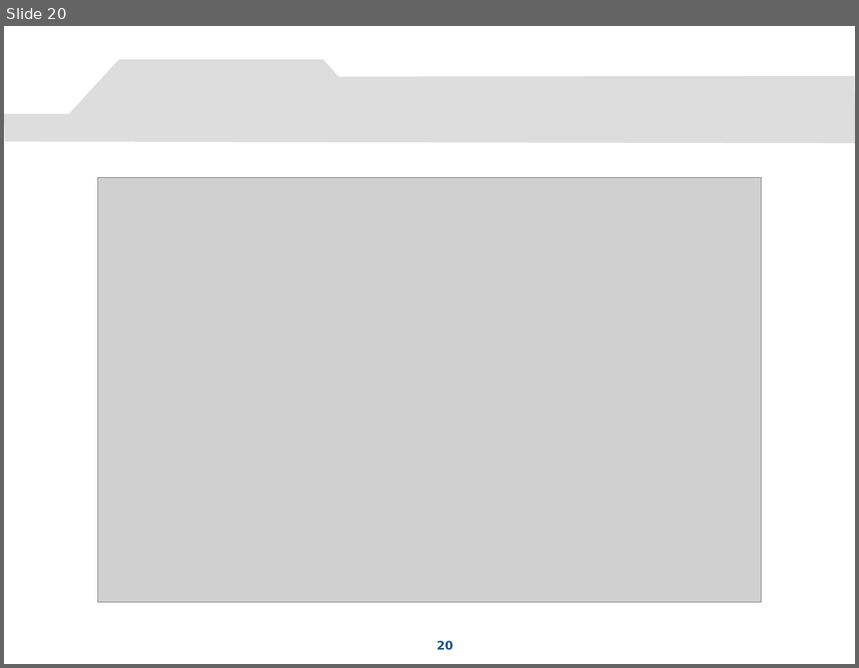
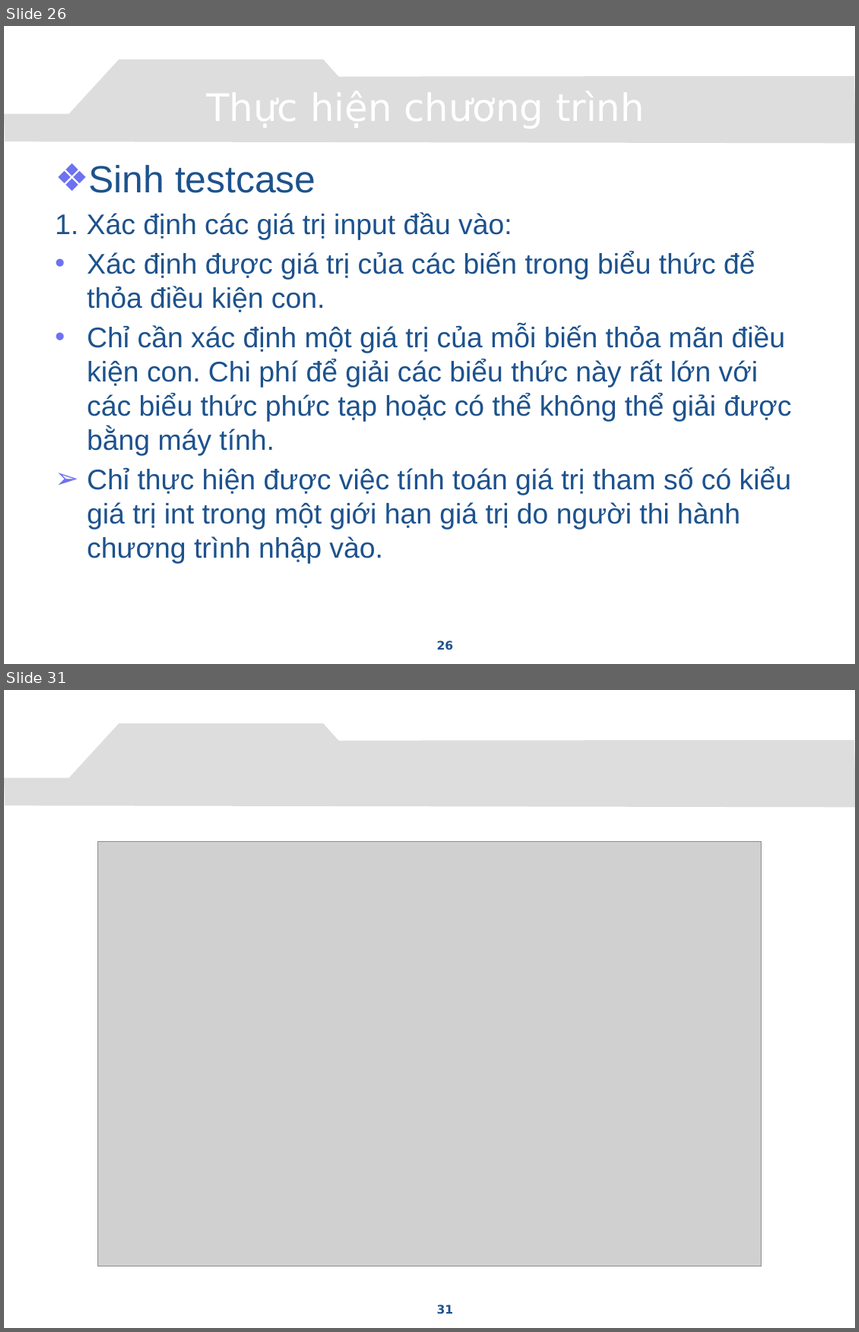
Before and after one commit to congcuong-cse/autotesting-lvtn, a slide deck: Document/Presentation.pptx. Shown one above the other, each under a label of ours: slide 20 before the commit, slides 26 and 31 after it; the slides between them are not shown. The pictures are 859x668 and 859x1332 pixels, drawn with LibreOffice and Linux fonts; fonts in the diff are those of the drawing; grey boxes stand for pictures; background and template pictures are left out. Boxes give left, top, right and bottom in pixels: in the first picture for what was removed or moved away, otherwise in the second. Text is boxed around its words. In the diff, an @@ line names an element or a change of style, - is before the commit and + after.

```diff
--- a/Document/Presentation.pptx
+++ b/Document/Presentation.pptx
@@ slide 26 added at bbox=[4, 26, 855, 664], background picture (left out); not listed: 1 template element that a slide beside it also shows @@
@@ title added at bbox=[61, 80, 791, 132], 32 pt, text #FFFFFF @@
+Thực hiện chương trình
@@ text added at bbox=[55, 165, 792, 563], 24 pt, text #1D528D @@
+❖ Sinh testcase
+1. Xác định các giá trị input đầu vào:
+• Xác định được giá trị của các biến trong biểu thức để thỏa điều kiện con.
+• Chỉ cần xác định một giá trị của mỗi biến thỏa mãn điều kiện con. Chi phí để giải các biểu thức này rất lớn với các biểu thức phức tạp hoặc có thể không thể giải được bằng máy tính.
+➢ Chỉ thực hiện được việc tính toán giá trị tham số có kiểu giá trị int trong một giới hạn giá trị do người thi hành chương trình nhập vào.
@@ page number added at bbox=[437, 641, 454, 651], 10 pt, text #1D528D, bold @@
+26
@@ what was slide 20 is now slide 31 @@
@@ page number at bbox=[437, 1305, 454, 1315]: text changed @@
-20
+31
```
Also in this commit, not shown: 12 slides changed, 10 other slides added.
